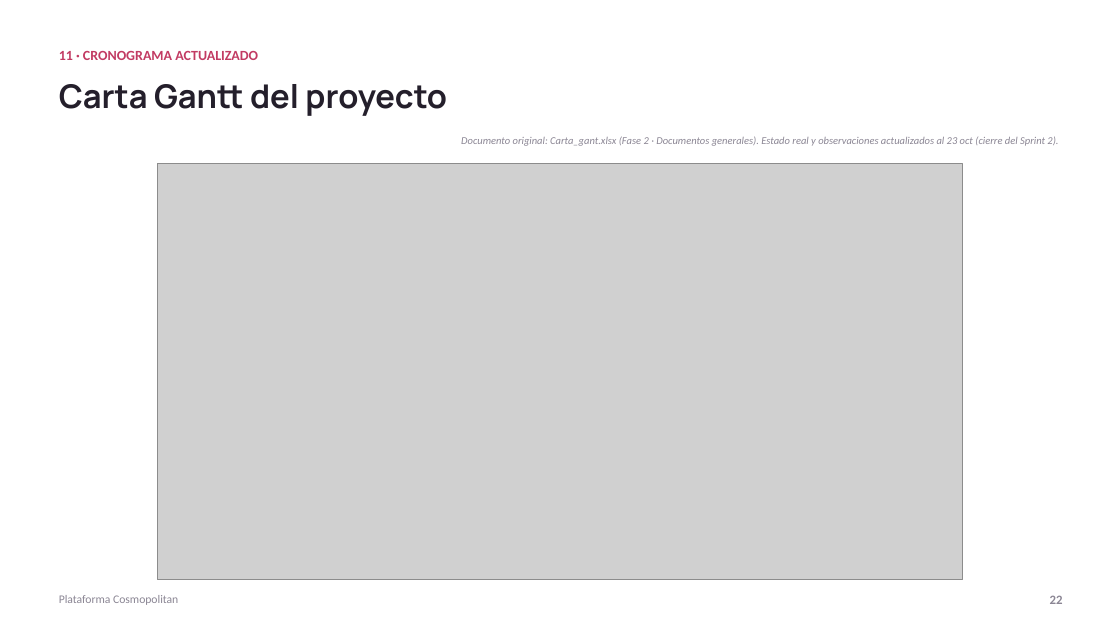
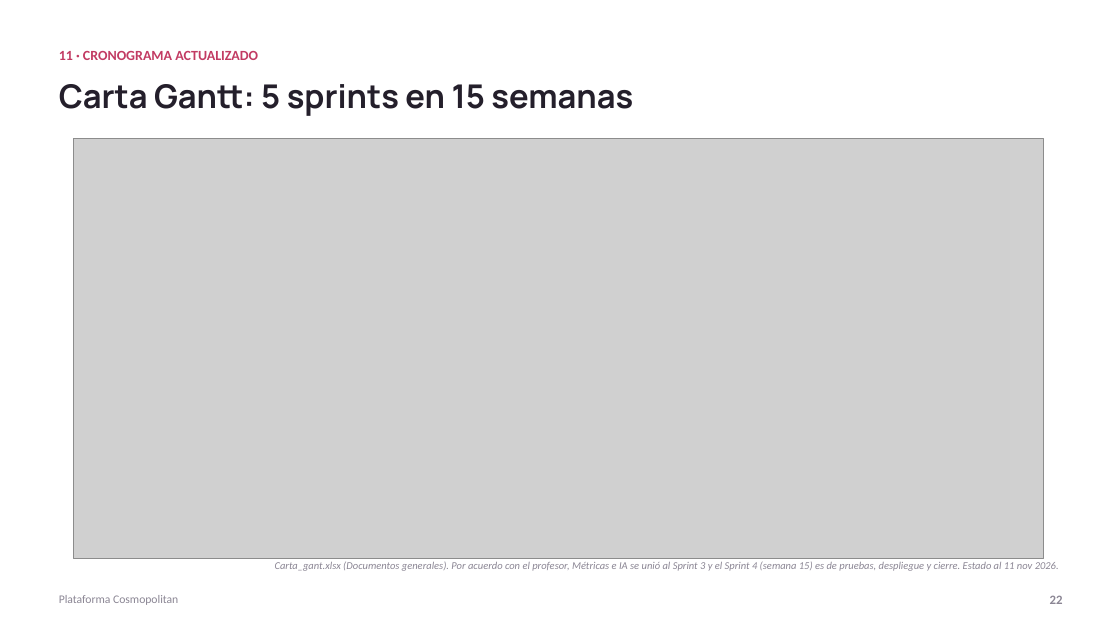
Before and after one commit to ChristianCuadra/capstone, a slide deck: slide 22 of Fase 2/Evidencias Proyecto/Presentación Proyecto.pptx. Drawn at 1120x630 pixels with LibreOffice and Linux fonts; fonts in the diff are those of the drawing; grey boxes stand for pictures. Boxes give left, top, right and bottom in pixels: in the first picture for what was removed or moved away, otherwise in the second. Text is boxed around its words. In the diff, an @@ line names an element or a change of style, - is before the commit and + after.

Commit message:
Corrección del profesor: Carta Gantt S0-S4 en 15 semanas y presentación (contexto, modelo de datos por módulos, evidencias por sprint, cronograma y demo pauteada)

```diff
--- a/Fase 2/Evidencias Proyecto/Presentación Proyecto.pptx
+++ b/Fase 2/Evidencias Proyecto/Presentación Proyecto.pptx
@@ text at (59, 84, 633, 116): text changed @@
-Carta Gantt del proyecto
+Carta Gantt: 5 sprints en 15 semanas
@@ picture: place and size @@
-picture at (157, 164, 963, 580)
+picture at (73, 139, 1044, 559)
@@ text at (275, 562, 1059, 571): text changed @@
-Documento original: Carta_gant.xlsx (Fase 2 · Documentos generales). Estado real y observaciones actualizados al 23 oct (cierre del Sprint 2).
+Carta_gant.xlsx (Documentos generales). Por acuerdo con el profesor, Métricas e IA se unió al Sprint 3 y el Sprint 4 (semana 15) es de pruebas, despliegue y cierre. Estado al 11 nov 2026.
```
Also in this commit, not shown: 9 other slides changed, 6 slides added, 6 slides removed, 1 other file.
